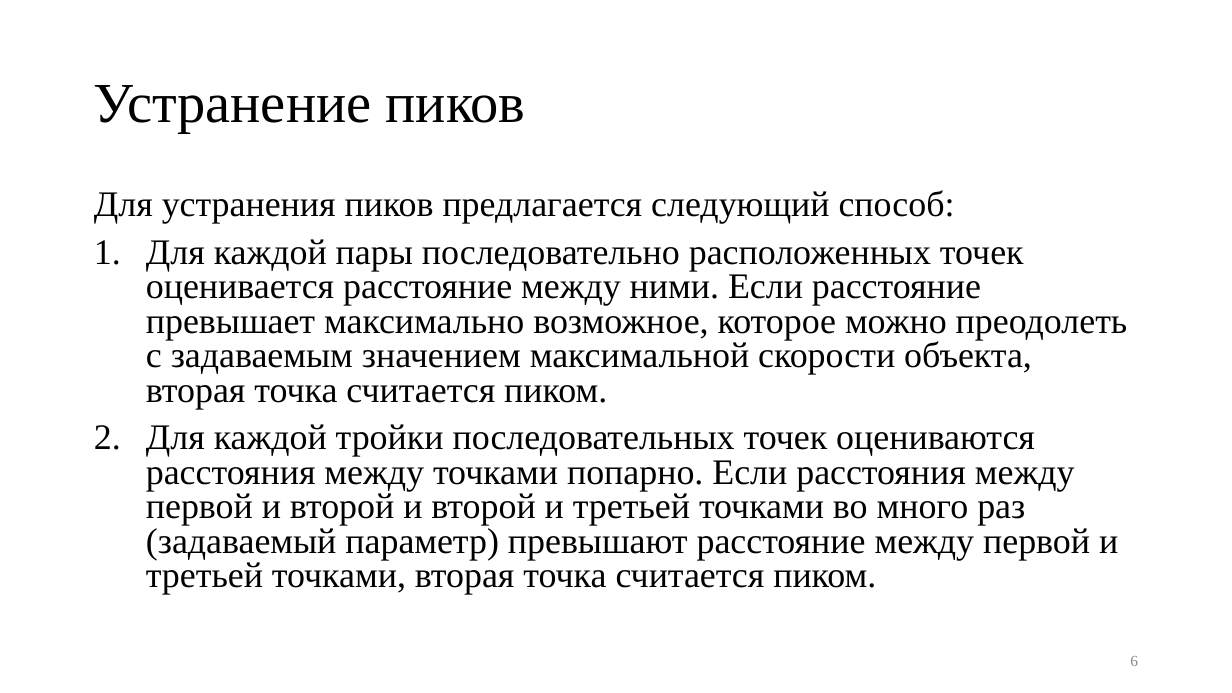
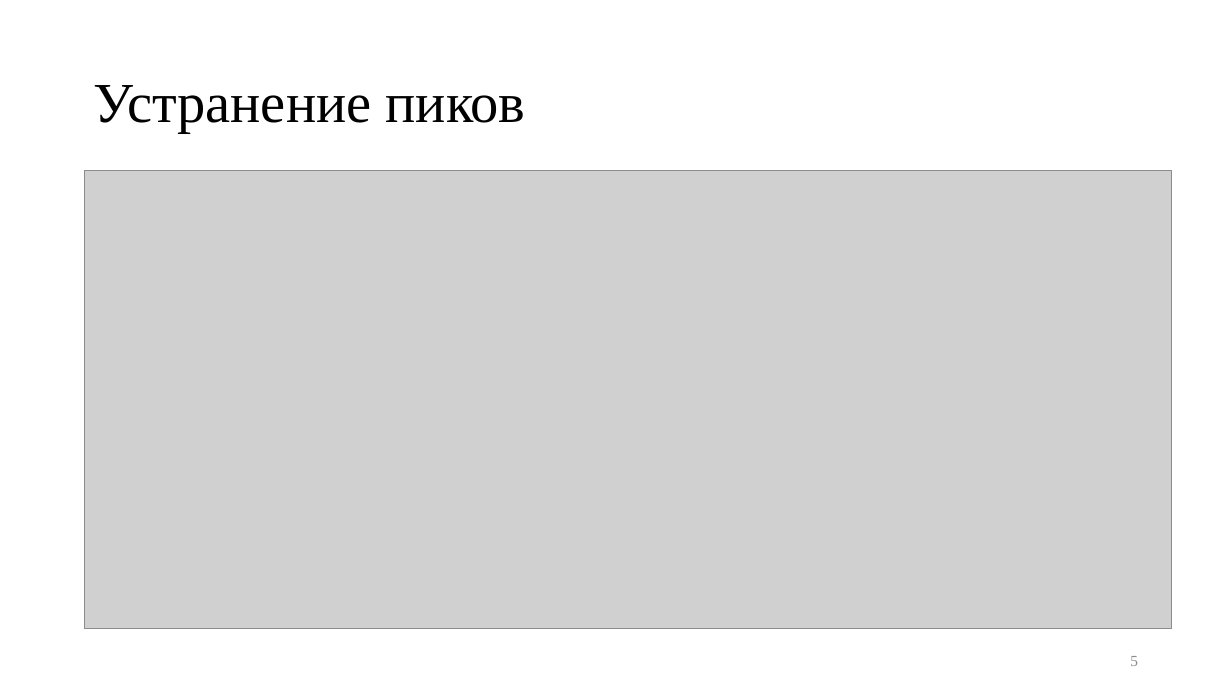
Before and after one commit to kaedvann/TrackFilter, a slide deck: slide 5 of docs/thesis/thesis.pptx (slide 6 before the commit). Drawn at 1232x693 pixels with LibreOffice and Linux fonts; fonts in the diff are those of the drawing; grey boxes stand for pictures. Boxes give left, top, right and bottom in pixels: in the first picture for what was removed or moved away, otherwise in the second. Text is boxed around its words. In the diff, an @@ line names an element or a change of style, - is before the commit and + after.

```diff
--- a/docs/thesis/thesis.pptx
+++ b/docs/thesis/thesis.pptx
@@ picture added at <box>85,171,1173,628</box> @@
@@ text removed at <box>94,190,1128,595</box> @@
-Для устранения пиков предлагается следующий способ:
-1. Для каждой пары последовательно расположенных точек оценивается расстояние между ними. Если расстояние превышает максимально возможное, которое можно преодолеть с задаваемым значением максимальной скорости объекта, вторая точка считается пиком.
-2. Для каждой тройки последовательных точек оцениваются расстояния между точками попарно. Если расстояния между первой и второй и второй и третьей точками во много раз (задаваемый параметр) превышают расстояние между первой и третьей точками, вторая точка считается пиком.
@@ page number at <box>1130,656,1138,666</box>: text changed @@
-6
+5
```
Also in this commit, not shown: 7 other slides changed, 1 slide removed, 11 other files.
